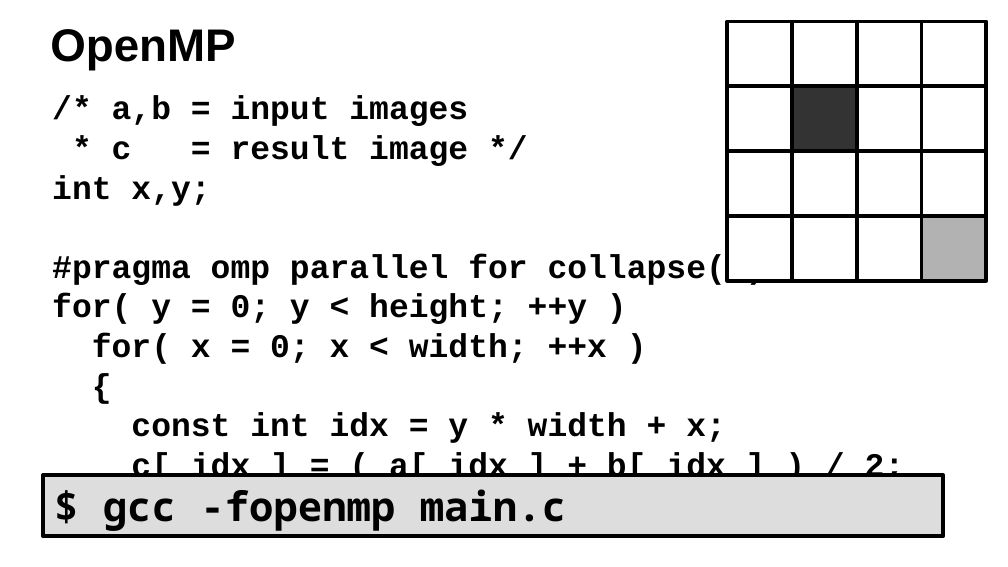
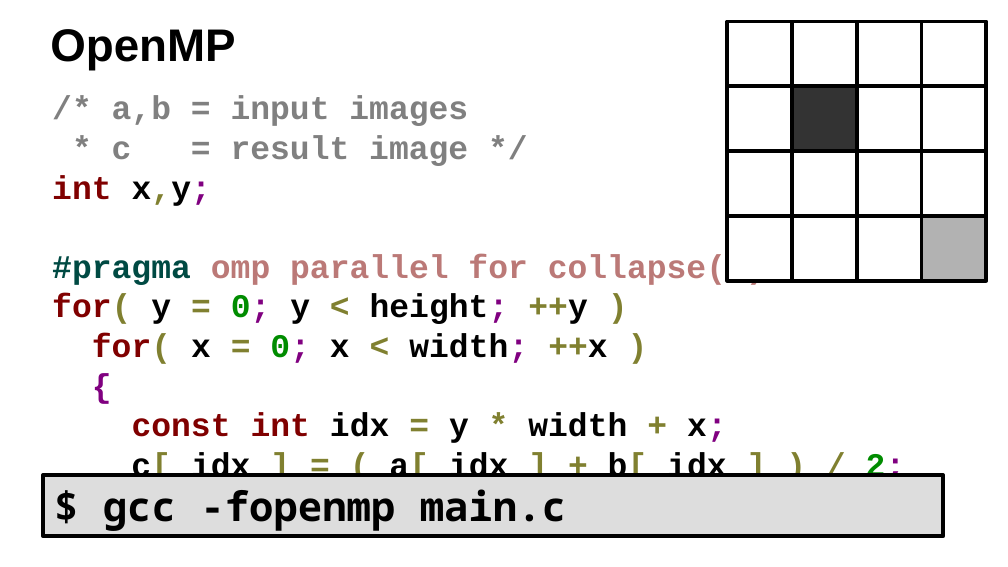
Before and after one commit to ax3l/datenspuren_2016, a slide deck: slide 19 of Slides.odp. Drawn at 1008x567 pixels with LibreOffice and Linux fonts; fonts in the diff are those of the drawing; background and template pictures are left out. Boxes give left, top, right and bottom in pixels: in the first picture for what was removed or moved away, otherwise in the second. Text is boxed around its words. In the diff, an @@ line names an element or a change of style, - is before the commit and + after.

```diff
--- a/Slides.odp
+++ b/Slides.odp
@@ text "/* a,b = input images" at box(52, 95, 906, 477): text colour #000000 to #808080 in "/* a,b = input images", "* c = result image */"; text colour #000000 to #800000 in "int", "for(", "for(", "const int"; text colour #000000 to #808030 in "x,y;", "for( = < ++y )", "for( = < ++x )", "= * +" and 1 more places; text colour #000000 to #800080 in "x,y;", "0; height;", "0; width;", "{" and 3 more places; text colour #000000 to #004A43 in "#pragma"; text colour #000000 to #BB7977 in "omp parallel for collapse(2)"; text colour #000000 to #008C00 in "0;", "0;", "2;" @@
```
Also in this commit, not shown: 18 other slides changed, 10 slides added, 5 slides removed.
